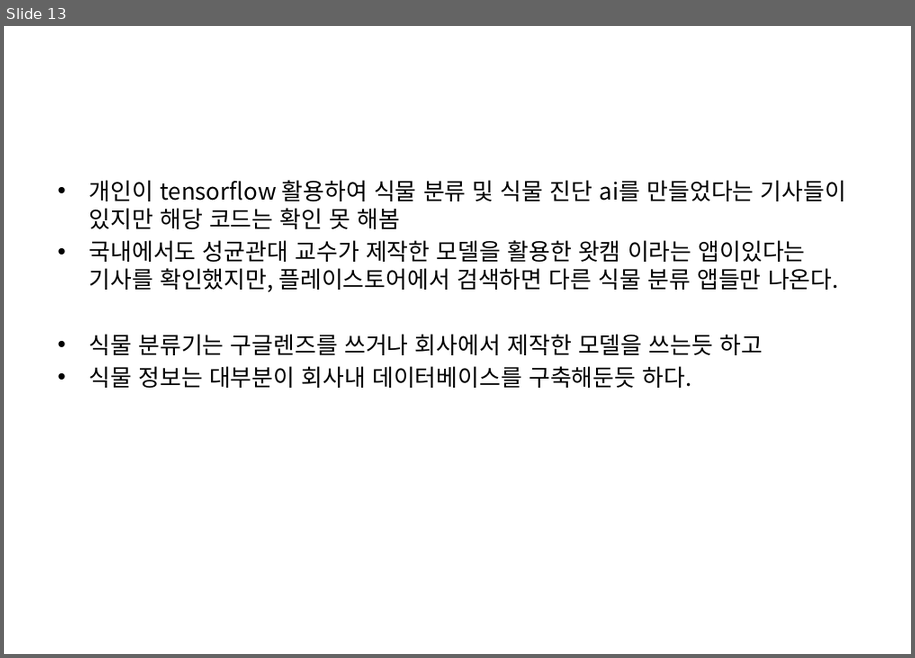
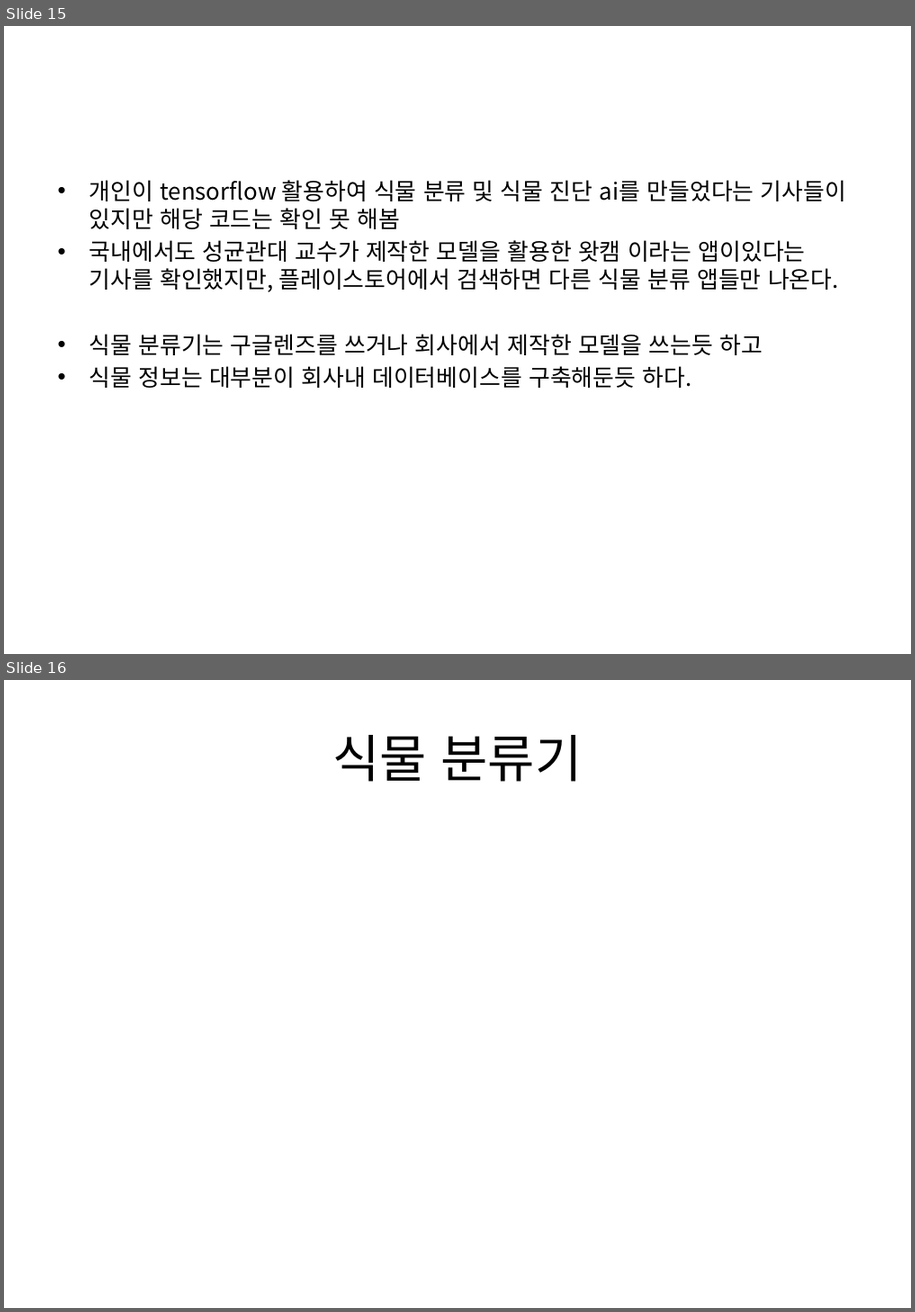
Before and after one commit to s45000/FlowerManage, a slide deck: 꽃어플리케이션.pptx. Shown one above the other, each under a label of ours: slide 13 before the commit, slides 15 and 16 after it. The pictures are 915x658 and 915x1312 pixels, drawn with LibreOffice and Linux fonts; fonts in the diff are those of the drawing. Boxes give left, top, right and bottom in pixels: in the first picture for what was removed or moved away, otherwise in the second. Text is boxed around its words. In the diff, an @@ line names an element or a change of style, - is before the commit and + after.

```diff
--- a/꽃어플리케이션.pptx
+++ b/꽃어플리케이션.pptx
@@ slide 16 added at (x1=4, y1=680, x2=911, y2=1308), background #FFFFFF @@
@@ title added at (x1=332, y1=735, x2=583, y2=782), 44 pt, text #000000 @@
+식물 분류기
@@ what was slide 13 is now slide 15 @@
```
Also in this commit, not shown: 1 slide changed, 8 other slides added, 1 slide removed, 3 other files.
